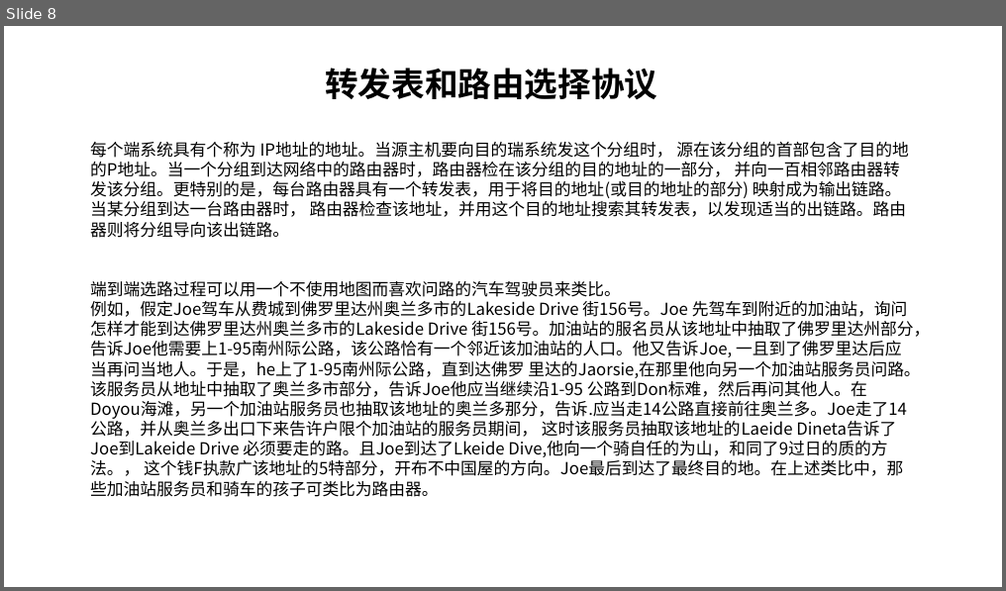
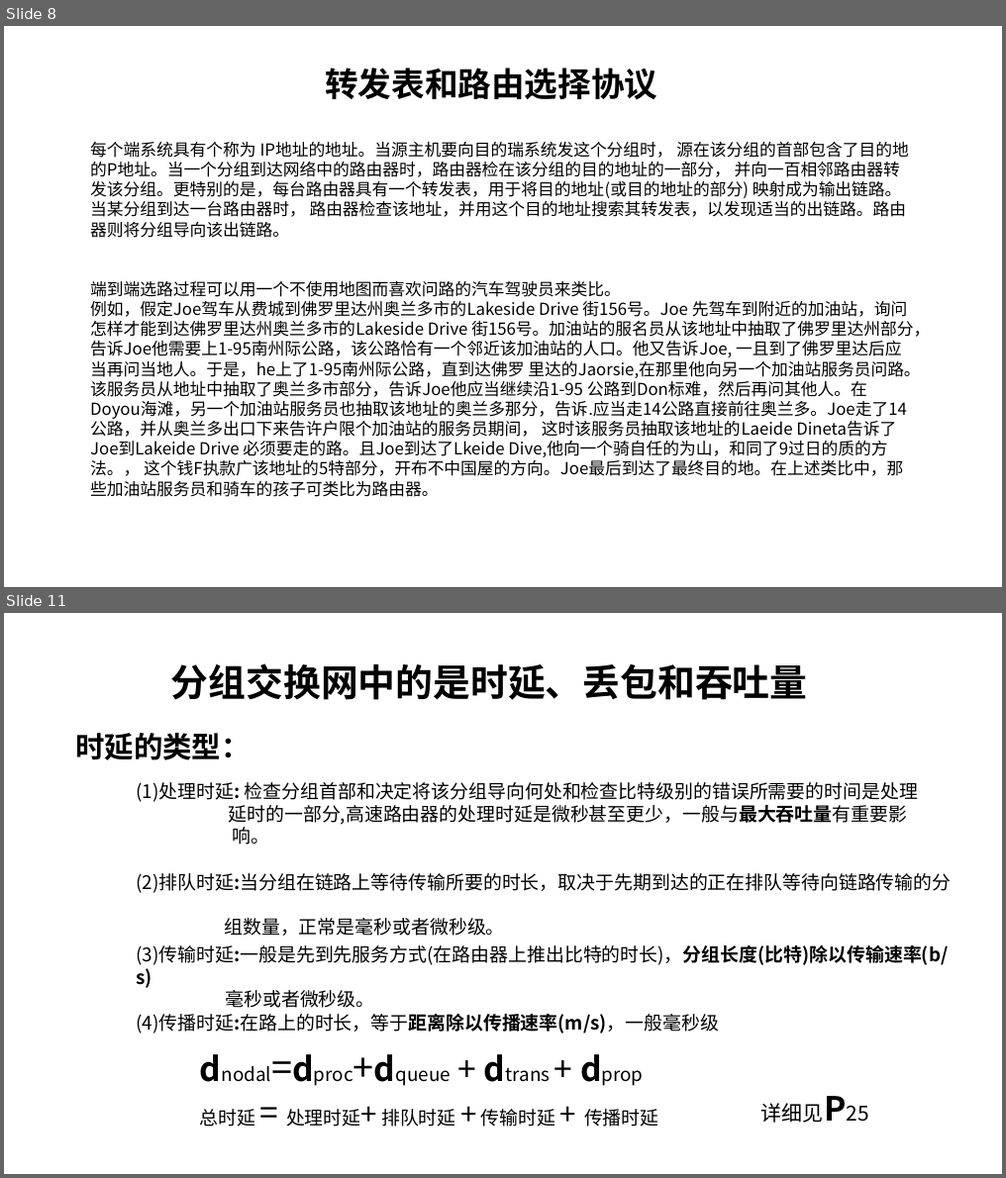
Before and after one commit to kuan525/Computer-Networking-A-top-down-Approach, a slide deck: 计算机网络和因特网.pptx. Shown one above the other, each under a label of ours: slide 8 before the commit, slides 8 and 11 after it; the slides between them are not shown. The pictures are 1006x591 and 1006x1178 pixels, drawn with LibreOffice and Linux fonts; fonts in the diff are those of the drawing. Boxes give left, top, right and bottom in pixels: in the first picture for what was removed or moved away, otherwise in the second. Text is boxed around its words. In the diff, an @@ line names an element or a change of style, - is before the commit and + after.

```diff
--- a/计算机网络和因特网.pptx
+++ b/计算机网络和因特网.pptx
@@ slide 11 added at box(4, 613, 1002, 1174), background #FFFFFF @@
@@ text added at box(171, 663, 808, 700), 36 pt, text #000000, bold @@
+分组交换网中的是时延、丢包和吞吐量
@@ text added at box(75, 733, 250, 761), 28 pt, text #000000, bold @@
+时延的类型：
@@ text added at box(136, 782, 918, 845), 18 pt, text #000000 @@
+(1)处理时延: 检查分组首部和决定将该分组导向何处和检查比特级别的错误所需要的时间是处理
+延时的一部分,高速路由器的处理时延是微秒甚至更少，一般与最大吞吐量有重要影
+响。
@@ text added at box(136, 873, 950, 936), 18 pt, text #000000 @@
+(2)排队时延:当分组在链路上等待传输所要的时长，取决于先期到达的正在排队等待向链路传输的分
+组数量，正常是毫秒或者微秒级。
@@ text added at box(136, 946, 947, 1008), 18 pt, text #000000 @@
+(3)传输时延:一般是先到先服务方式(在路由器上推出比特的时长)，分组长度(比特)除以传输速率(b/s)
+毫秒或者微秒级。
@@ text added at box(136, 1014, 719, 1034), 18 pt, text #000000 @@
+(4)传播时延:在路上的时长，等于距离除以传播速率(m/s)，一般毫秒级
@@ text added at box(193, 1042, 975, 1094), 18 pt, text #000000 @@
+dnodal=dproc+dqueue + dtrans + dprop
@@ text added at box(200, 1109, 659, 1127), 18 pt, text #000000 @@
+总时延 = 处理时延+ 排队时延 + 传输时延 + 传播时延
@@ text added at box(761, 1103, 824, 1123), 20 pt, text #000000 @@
+详细见P25
```
Also in this commit, not shown: 2 slides changed, 1 other slide added.
